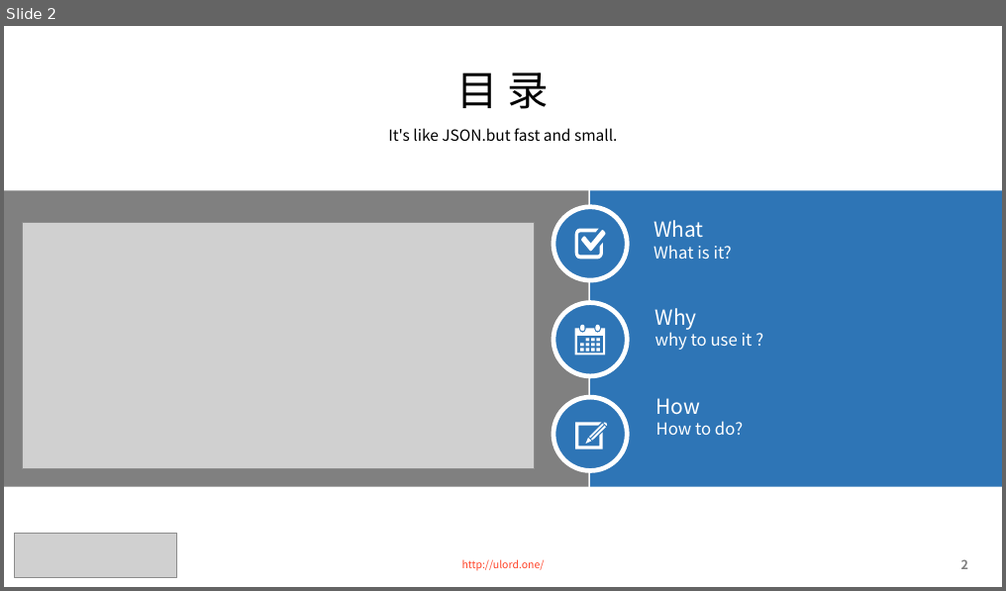
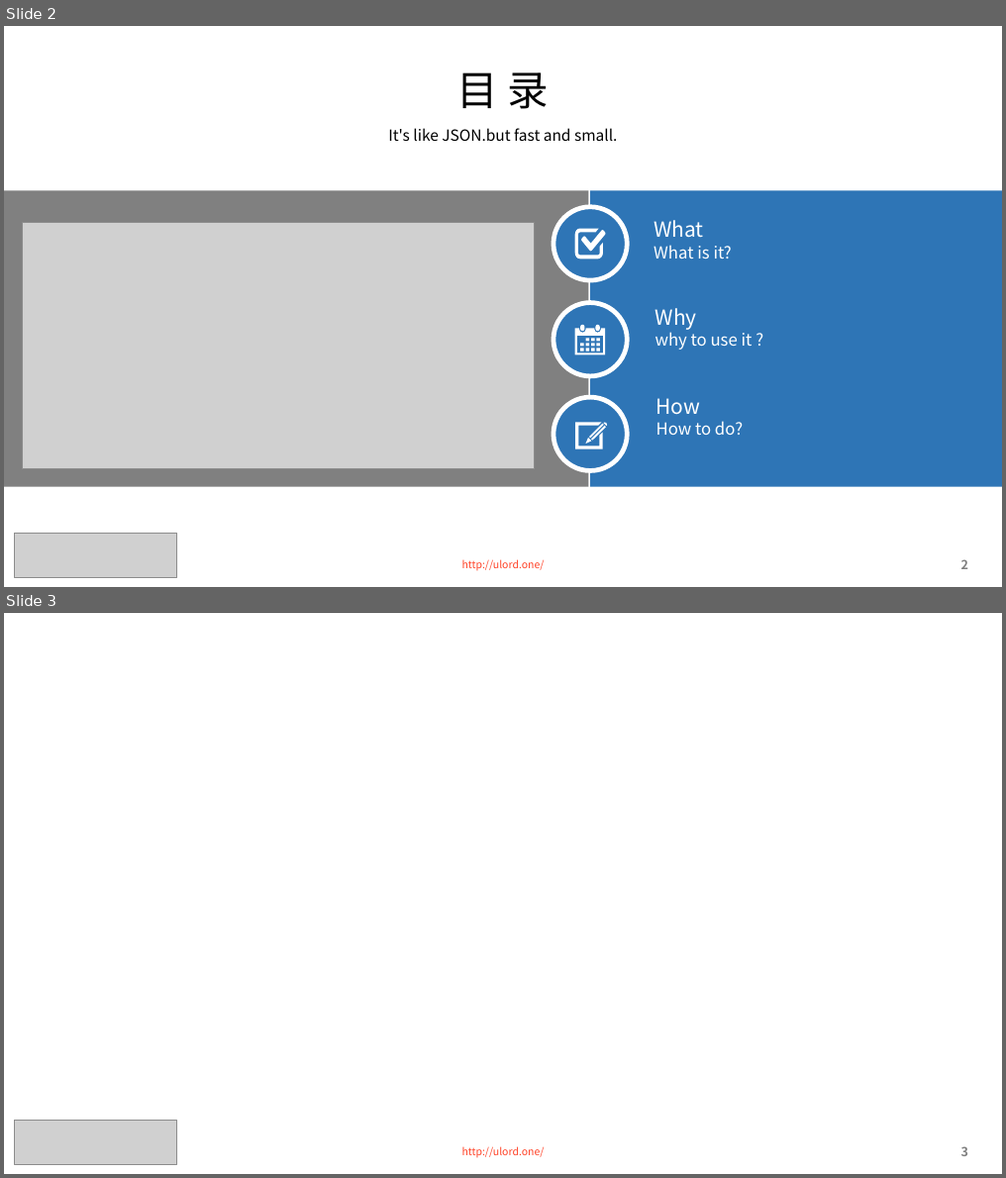
Before and after one commit to CAOLINAN/PersonalNotes, a slide deck: 序列化/msgpack.pptx. Shown one above the other, each under a label of ours: slide 2 before the commit, slides 2 and 3 after it. The pictures are 1006x591 and 1006x1178 pixels, drawn with LibreOffice and Linux fonts; fonts in the diff are those of the drawing; grey boxes stand for pictures; background and template pictures are left out. Boxes give left, top, right and bottom in pixels: in the first picture for what was removed or moved away, otherwise in the second. Text is boxed around its words. In the diff, an @@ line names an element or a change of style, - is before the commit and + after.

```diff
--- a/序列化/msgpack.pptx
+++ b/序列化/msgpack.pptx
@@ slide 3 added at (4,613,1002,1174), background picture (left out) @@
@@ picture added at (14,1121,177,1165) @@
@@ text added at (462,1147,545,1158), 10 pt, text #FF4429 @@
+http://ulord.one/
@@ page number added at (961,1147,968,1157), 12 pt, text #808080, bold @@
+3
```
Also in this commit, not shown: 4 slides changed, 2 other slides added, 1 slide removed, 2 other files.
